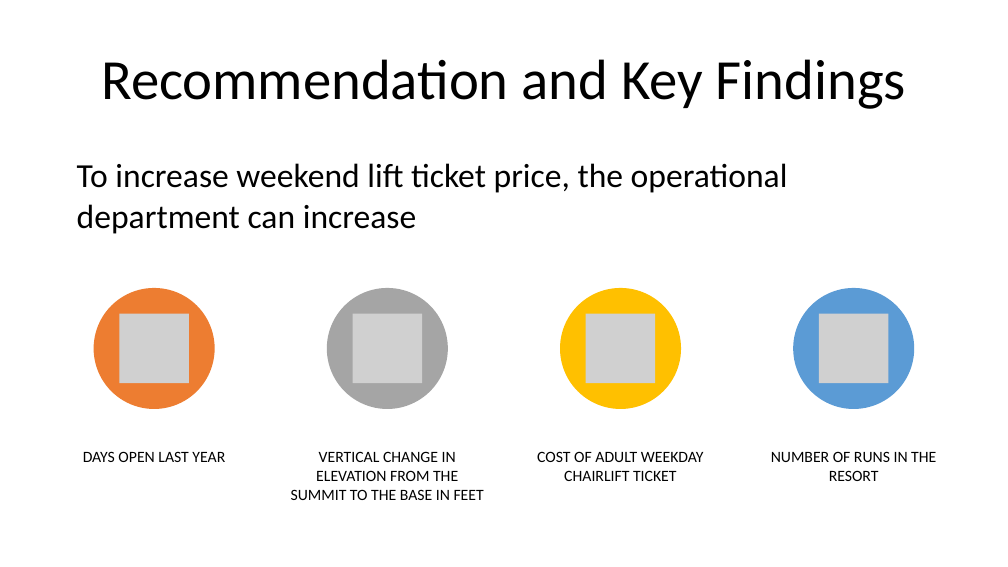
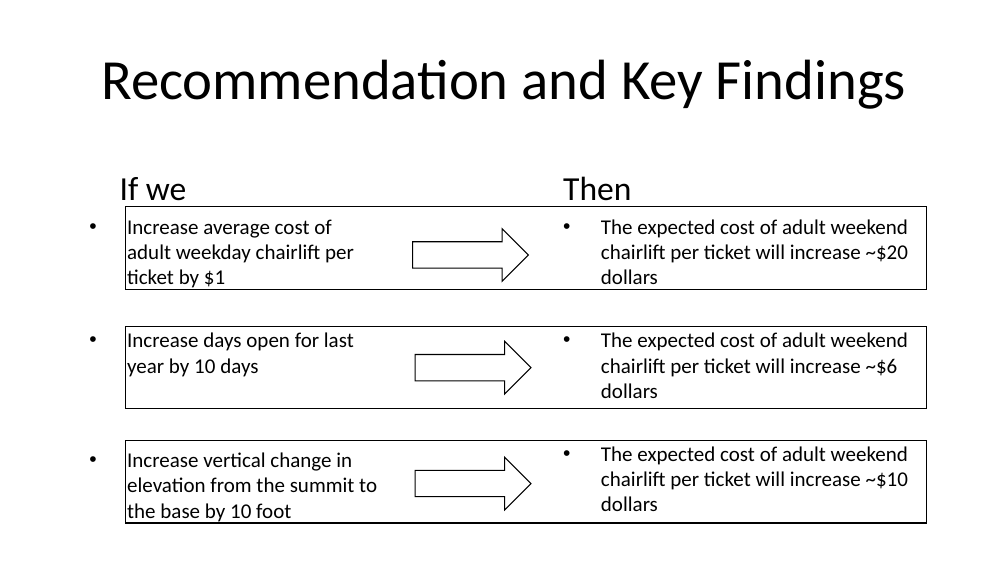
Before and after one commit to jiaqixu/Springboard, a slide deck: slide 3 of Unit6/GuidedCapstone/slide_deck/Big_Mountain_Resort_Presentation.pptx. Drawn at 1008x567 pixels with LibreOffice and Linux fonts; fonts in the diff are those of the drawing; grey boxes stand for pictures. Boxes give left, top, right and bottom in pixels: in the first picture for what was removed or moved away, otherwise in the second. Text is boxed around its words. In the diff, an @@ line names an element or a change of style, - is before the commit and + after.

```diff
--- a/Unit6/GuidedCapstone/slide_deck/Big_Mountain_Resort_Presentation.pptx
+++ b/Unit6/GuidedCapstone/slide_deck/Big_Mountain_Resort_Presentation.pptx
@@ text added at box(120, 177, 377, 524), 20 pt, text #000000 @@
+If we
+• Increase average cost of adult weekday chairlift per ticket by $1
+• Increase days open for last year by 10 days
+• Increase vertical change in elevation from the summit to the base by 10 foot
@@ text at box(563, 176, 908, 511): text changed; size 32 to 20 pt @@
-To increase weekend lift ticket price, the operational department can increase
+Then
+• The expected cost of adult weekend chairlift per ticket will increase ~$20 dollars
+• The expected cost of adult weekend chairlift per ticket will increase ~$6 dollars
+• The expected cost of adult weekend chairlift per ticket will increase ~$10 dollars
@@ rectangle added at box(126, 206, 926, 289), fill #FFFFFF, outline #000000 1 pt @@
@@ right arrow added at box(413, 228, 529, 281), fill #FFFFFF, outline #000000 1 pt @@
@@ rectangle added at box(126, 327, 926, 409), fill #FFFFFF, outline #000000 1 pt @@
@@ right arrow added at box(415, 342, 531, 395), fill #FFFFFF, outline #000000 1 pt @@
@@ rectangle added at box(126, 441, 926, 523), fill #FFFFFF, outline #000000 1 pt @@
@@ right arrow added at box(415, 457, 531, 510), fill #FFFFFF, outline #000000 1 pt @@
@@ group removed at box(83, 288, 936, 500): 4 ellipses, 4 pictures, 4 texts @@
-DAYS OPEN LAST YEAR
-VERTICAL CHANGE IN ELEVATION FROM THE SUMMIT TO THE BASE IN FEET
-COST OF ADULT WEEKDAY CHAIRLIFT TICKET
-NUMBER OF RUNS IN THE RESORT
```
Also in this commit, not shown: 1 other slide changed, 1 slide added, 1 other file.
